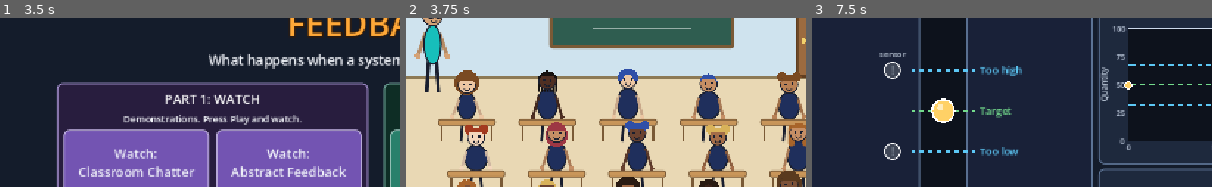
Above: before the commit, frames 1-3 (left to right).
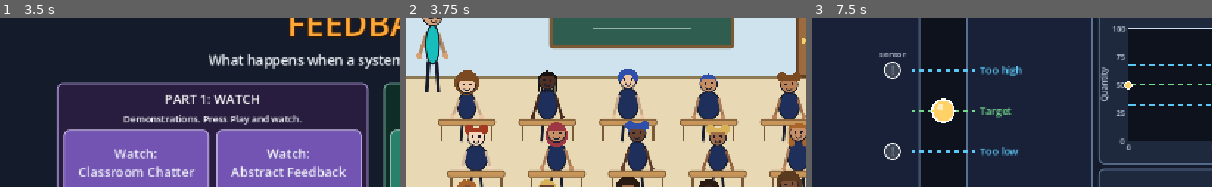
Above: after the commit, the same moments.

Repository: SFMiner/feedback-sim
Game: Godot game, scene res://scenes/Main.tscn
Two runs of this game, one before a commit and one after it. Both use one fixed random seed, a clock stepped at 60 frames per second and the inputs below.
Inputs:
- Up to frame 1 (3.5 s): click "Vol -" at 0.5 s; click "Vol +" at 1.25 s; click "Motion: Full" at 2 s; click "Motion: Reduced" at 2.75 s
- Up to frame 2 (3.75 s): click "Watch: Classroom Chatter" at 3.5 s
- Up to frame 3 (7.5 s): click "Play" at 4.25 s; click "Replay" at 5 s; click "Replay" at 5.75 s; click "Replay" at 6.5 s; click "Next Module" at 7.25 s
The pictures show only the part of the screen within x 3-53%, y 28-78%; the shares and areas given below are measured in that part.

Frame 1 is identical in both runs. In frame 2, 0.6% of the frame differs, in the area x 2-11%, y 4-27%; in frame 3, nothing differs.

Commit message:
Slimmer teachers; gray shirt for the second teacher
Co-Authored-By: Claude Fable 5.2 <noreply@anthropic.com>
Claude-Session: https://claude.ai/code/session_01U97Ud8q1ayceVGtUZJF3oi

Diff:
--- a/scripts/classroom/classroom_view.gd
+++ b/scripts/classroom/classroom_view.gd
@@ -87,11 +87,12 @@
 			if coverings <= KEEP_COVERING_FROM or coverings > KEEP_COVERING_FROM + MAX_HEAD_COVERINGS:
 				look["style"] = REPLACEMENT_STYLES[replaced % REPLACEMENT_STYLES.size()]
 				replaced += 1
-	# The two teachers are fixed characters (owner's brief); only their shirts come from the seed.
+	# The two teachers are fixed characters (owner's brief); the first teacher's shirt and skin tone come from the seed.
 	_teacher_look = _random_look(rng)
 	_teacher2_look = _random_look(rng)
-	_teacher_look.merge({"hair": Color("15110f"), "style": 0, "w": 0.72, "h": 1.06, "glasses": true}, true)
-	_teacher2_look.merge({"skin": Color("f4d7bd"), "hair": TEACHER2_HAIR, "style": 0, "w": 1.5, "h": 0.93,
+	_teacher_look.merge({"hair": Color("15110f"), "style": 0, "w": 0.58, "h": 1.06, "glasses": true}, true)
+	_teacher2_look.merge({"skin": Color("f4d7bd"), "hair": TEACHER2_HAIR, "style": 0, "w": 1.16, "h": 0.93,
+		"shirt": Color("8b9199"),
 		"glasses": true, "beard": true}, true)
 	talk_left.resize(ClassroomModel.COUNT)
 	talk_left.fill(0.0)
